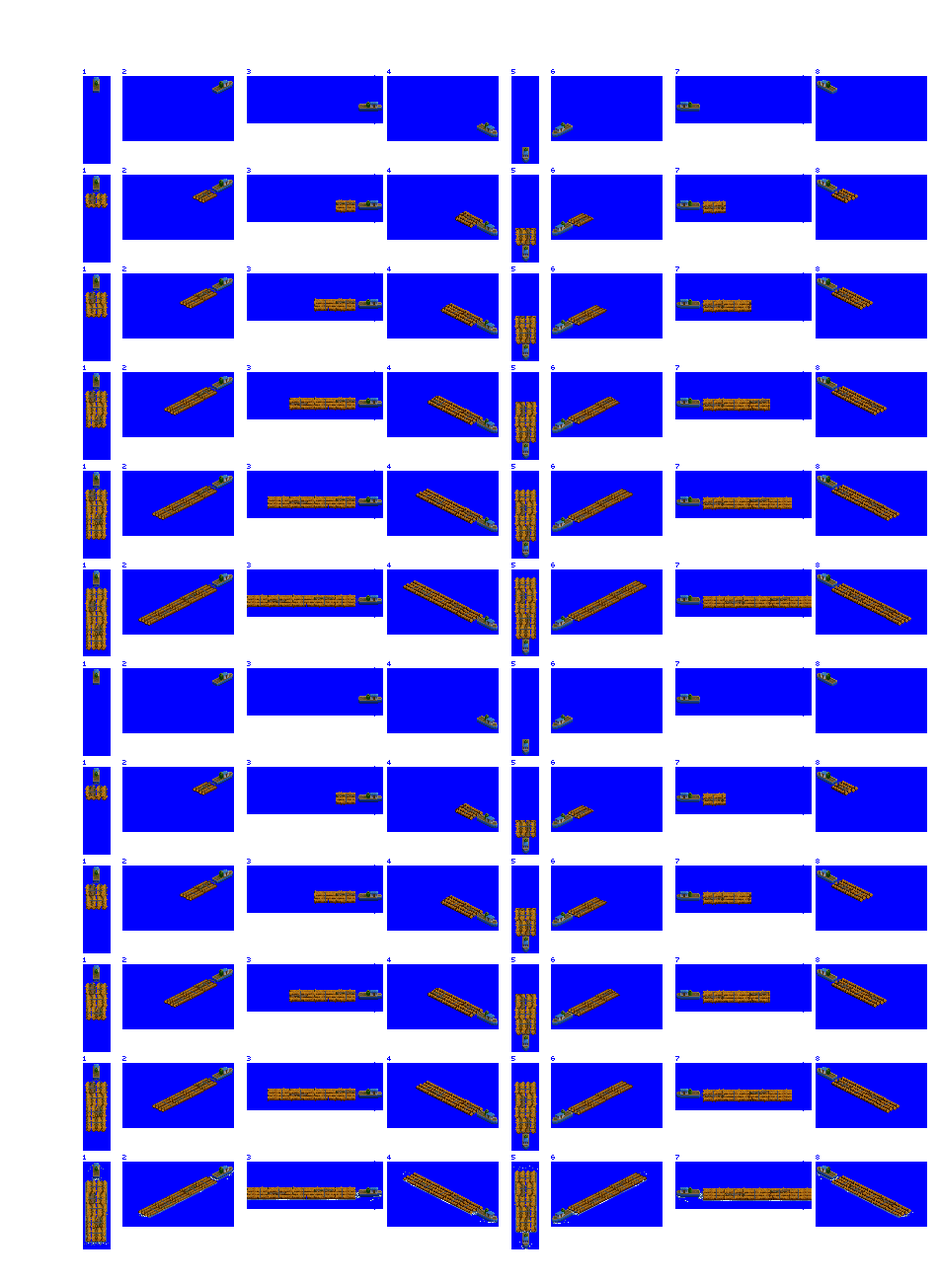
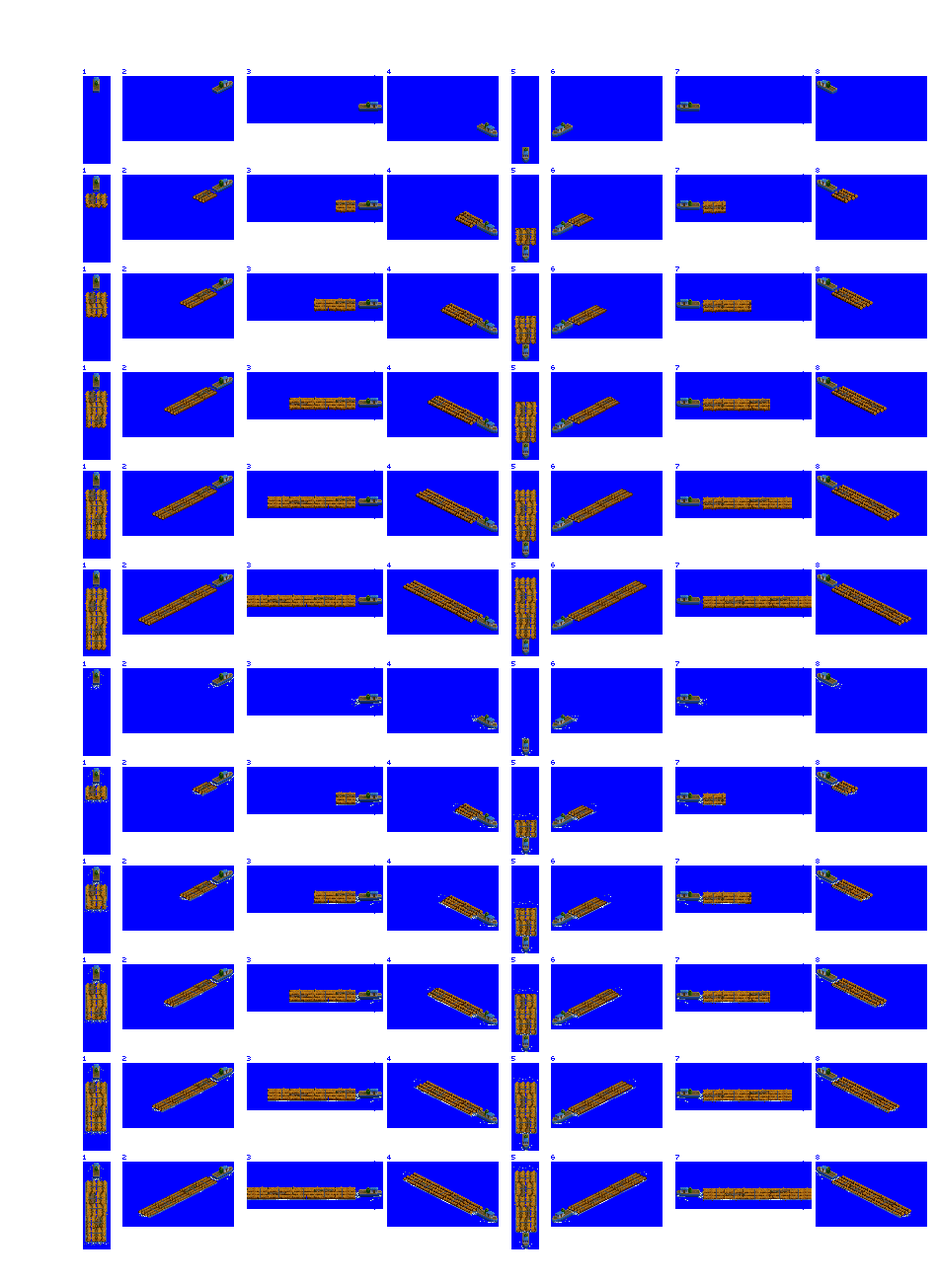
Comparing the layer stacks of the two 938×1283 images. Changes:
painted on "prop / bow wash" over [83, 671, 914, 1225]
